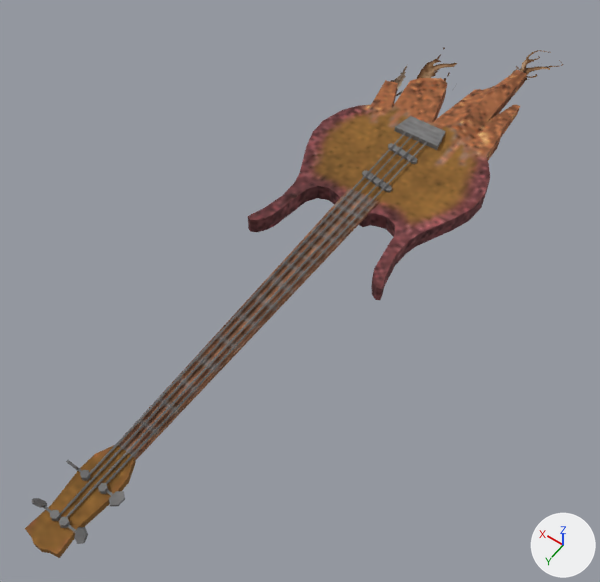
Renders of the glTF model assets/Characters/Monster_01/Bass_03_Belly.glb from each side of a commit.
Rendered twice from a camera (50 mm lens) standing at (-0.522, 1.02, 1.488) and looking at (0.038, 0.237, 0.257). Lighting does not change. The marker at lower right points along +X, +Y and +Z. Vertices at the same position are counted once.

In view in the first picture: 'Bass_03'.
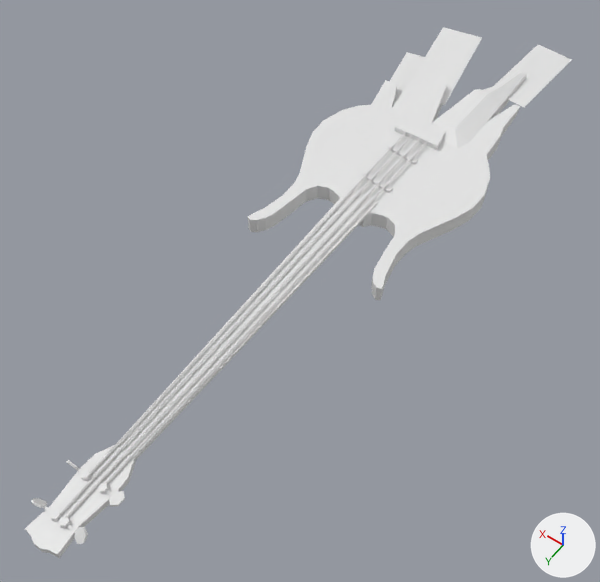
Location of each change, (x1, y1, x2, y2) in pixels of the pictures (600 x 582 px):
part 1 of me_body_low_006, recoloured (brown to white)
    both: (25, 70, 527, 558)
part 2 of me_body_low_006, recoloured (brown to white)
    before: (390, 47, 563, 96)
    after: (390, 27, 572, 107)

The change in detail:
me_body_low_006 has 498 vertices, 824 faces and spans x -0.15..0.22, y -0.64..0.88, z 0.3..0.36.
me_body_low_006 is used by ob_bass_03; location (0.0, 0.0, 0.0).
me_body_low_006 part 1: all 818 faces that had it switch from mat_m_bass (picture img_bass_d) to no material.
me_body_low_006 part 2: all 6 faces that had it switch from mat_m_roots to no material.
